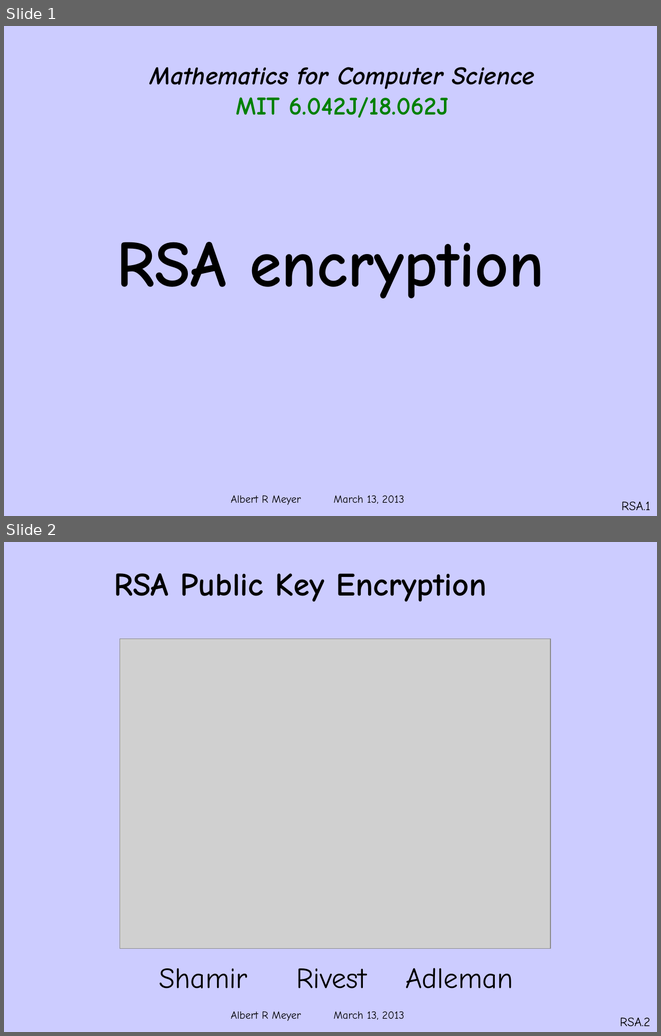
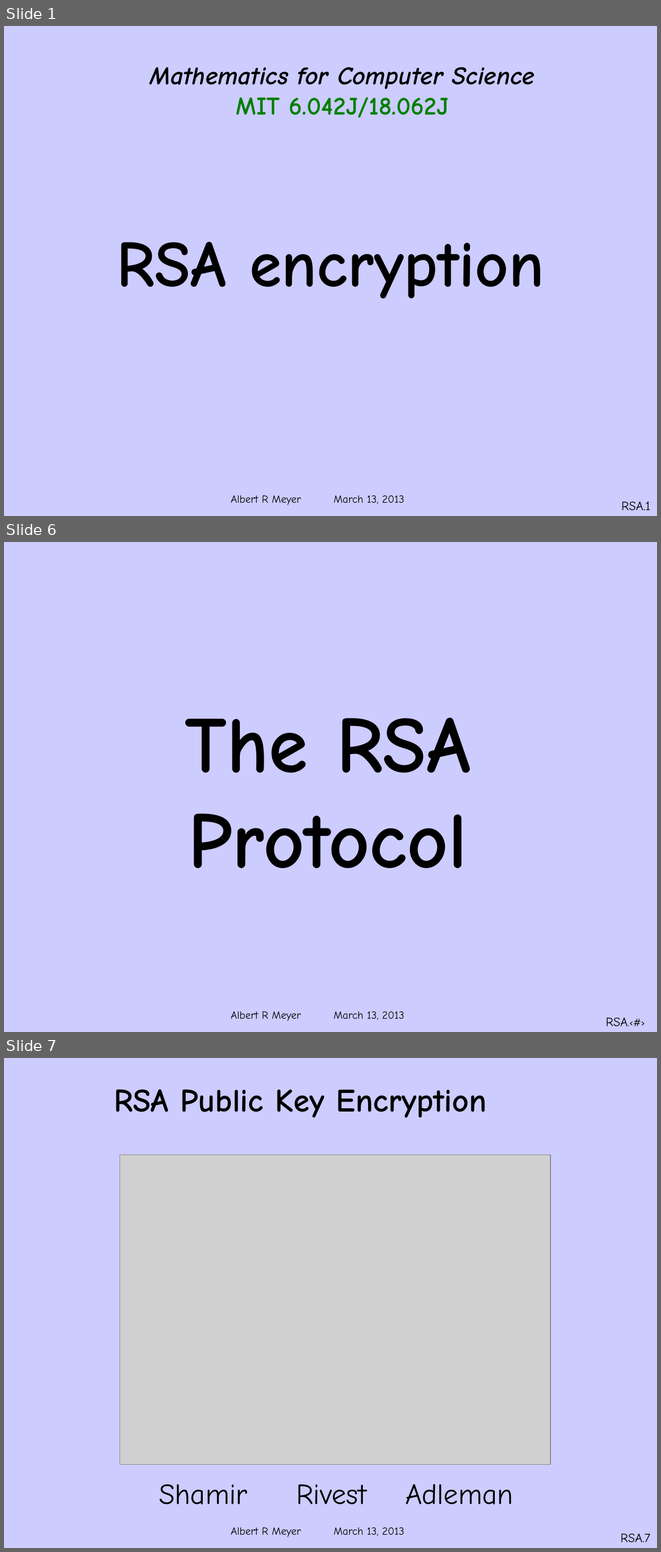
Before and after one commit to armeyer/mcs_web, a slide deck: spring13/slides13/rsa.pptx. Shown one above the other, each under a label of ours: slides 1 and 2 before the commit, slides 1, 6 and 7 after it; the slides between them are not shown. The pictures are 661x1036 and 661x1552 pixels, drawn with LibreOffice and Linux fonts; fonts in the diff are those of the drawing; grey boxes stand for pictures; background and template pictures are left out. Boxes give left, top, right and bottom in pixels: in the first picture for what was removed or moved away, otherwise in the second. Text is boxed around its words. In the diff, an @@ line names an element or a change of style, - is before the commit and + after.

```diff
--- a/spring13/slides13/rsa.pptx
+++ b/spring13/slides13/rsa.pptx
@@ slide 6 added at (4,542,657,1032), background #CCCCFF; not listed: 1 template element that a slide beside it also shows @@
@@ title added at (185,717,470,868), 88 pt, text #000000, bold @@
+The RSA Protocol
@@ text added at (606,1017,627,1026), 12 pt, text #000000 @@
+RSA.‹#›
@@ what was slide 2 is now slide 7 @@
@@ page number at (620,1533,650,1542): text changed @@
-RSA.2
+RSA.7
```
Also in this commit, not shown: 4 other slides added, 1 other file.
